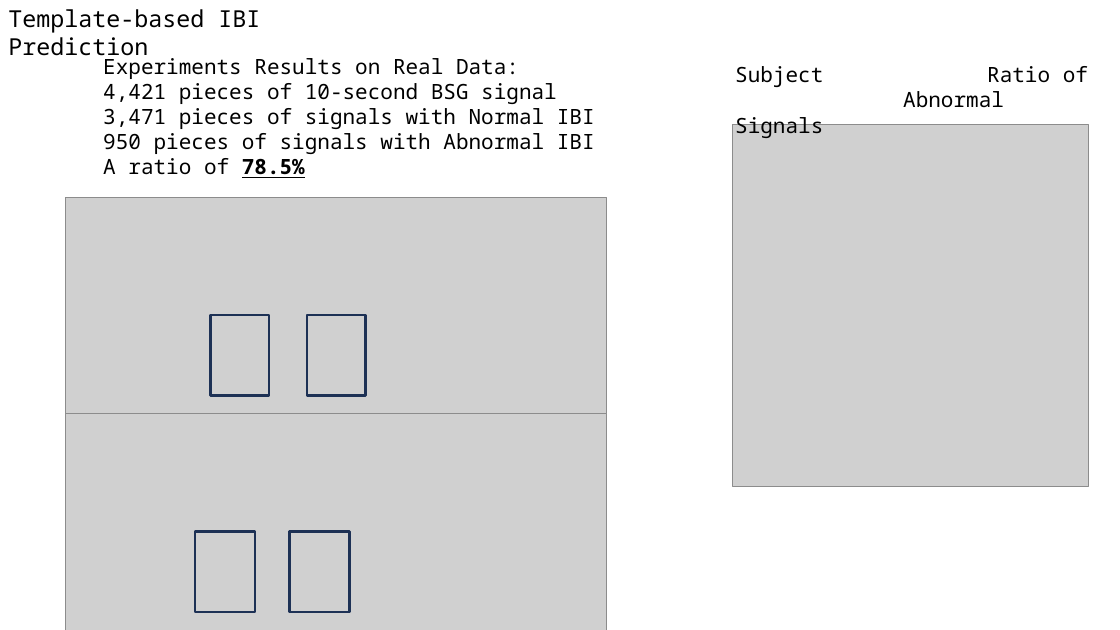
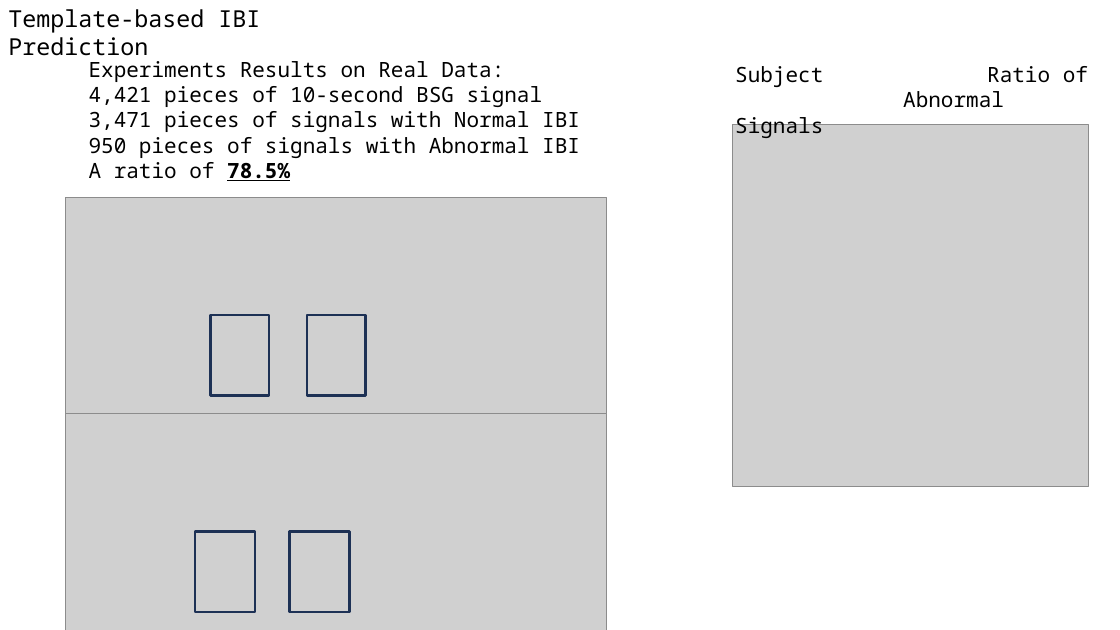
Before and after one commit to A-Big-Tortoise/Presentation, a slide deck: slide 5 of Presentation_0226_JiayuChen.pptx. Drawn at 1120x630 pixels with LibreOffice and Linux fonts; fonts in the diff are those of the drawing; grey boxes stand for pictures. Boxes give left, top, right and bottom in pixels: in the first picture for what was removed or moved away, otherwise in the second. Text is boxed around its words. In the diff, an @@ line names an element or a change of style, - is before the commit and + after.

```diff
--- a/Presentation_0226_JiayuChen.pptx
+++ b/Presentation_0226_JiayuChen.pptx
@@ text "Experiments Results on Real Data:" rewrapped from [103,54,595,178] to [89,61,580,181] @@
```
Also in this commit, not shown: 5 other slides changed, 2 other files.
